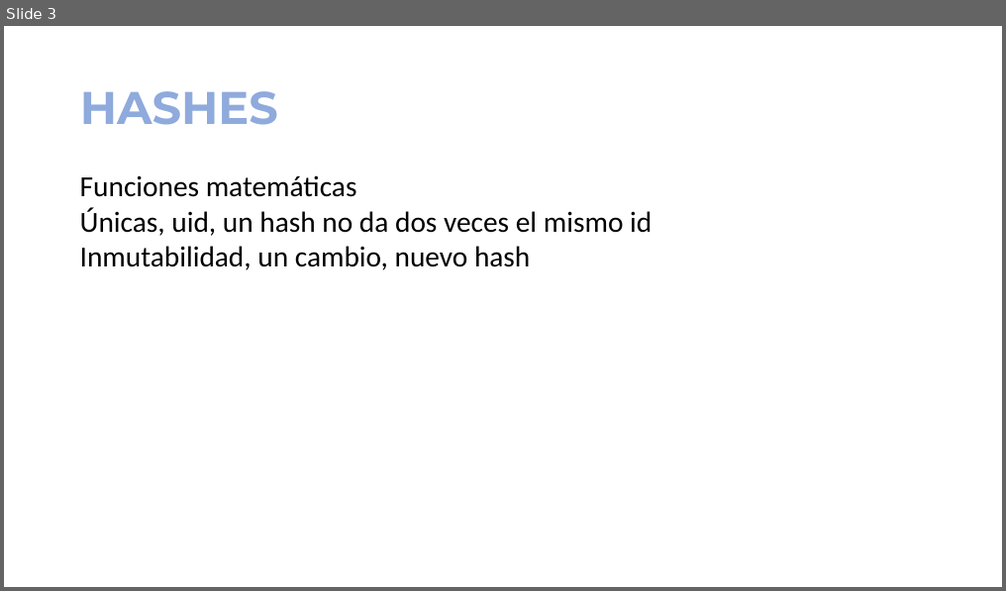
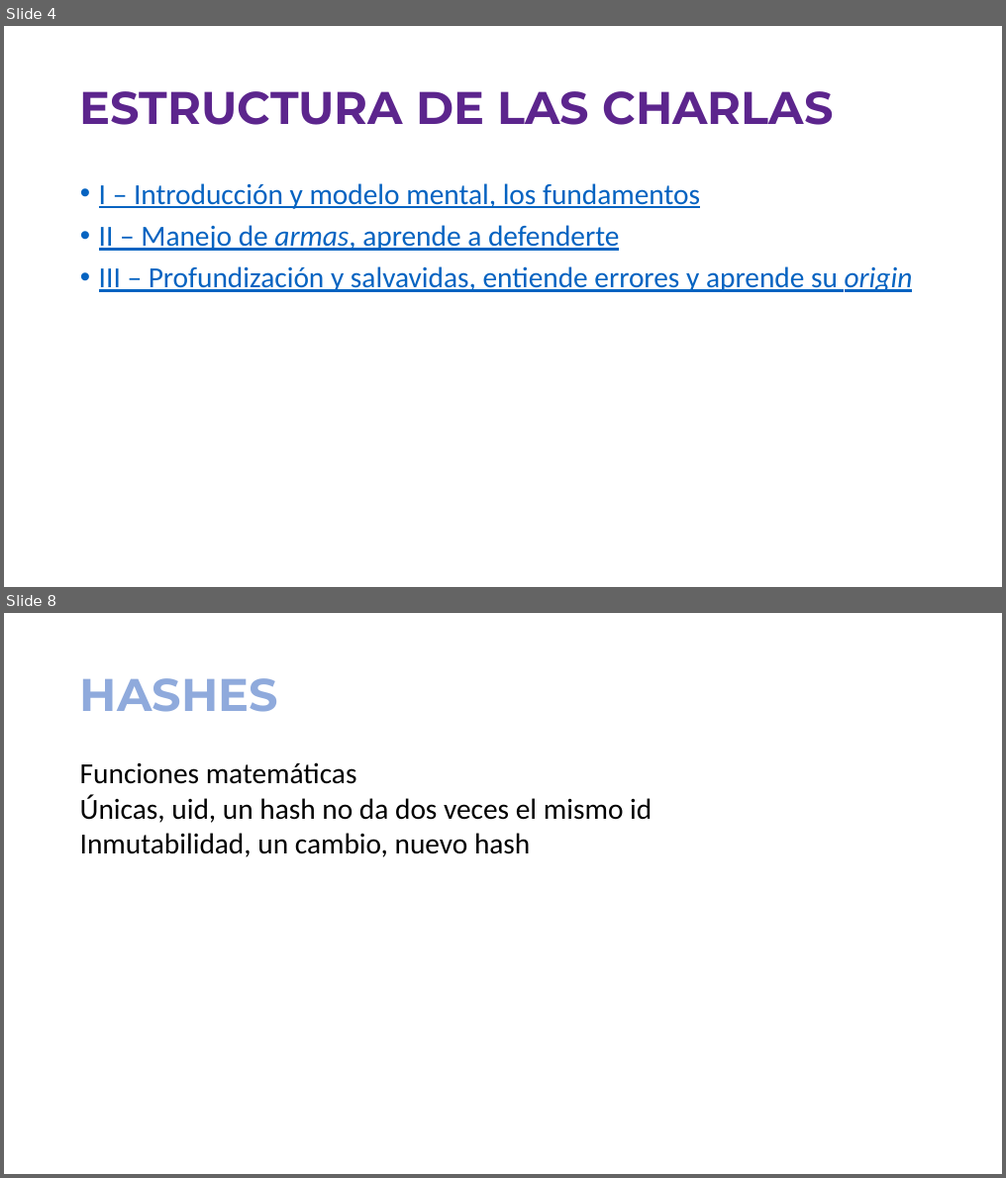
Before and after one commit to jofaval/talks-about, a slide deck: simplifying-git/fear-the-cli-no-more/simplifying-git-fear-the-cli-no-more.slides.es.pptx. Shown one above the other, each under a label of ours: slide 3 before the commit, slides 4 and 8 after it; the slides between them are not shown. The pictures are 1006x591 and 1006x1178 pixels, drawn with LibreOffice and Linux fonts; fonts in the diff are those of the drawing. Boxes give left, top, right and bottom in pixels: in the first picture for what was removed or moved away, otherwise in the second. Text is boxed around its words. In the diff, an @@ line names an element or a change of style, - is before the commit and + after.

```diff
--- a/simplifying-git/fear-the-cli-no-more/simplifying-git-fear-the-cli-no-more.slides.es.pptx
+++ b/simplifying-git/fear-the-cli-no-more/simplifying-git-fear-the-cli-no-more.slides.es.pptx
@@ slide 4 added at box(4, 26, 1002, 587), background #FFFFFF @@
@@ title added at box(80, 91, 833, 125), 44 pt, text gradient #5C258D to #4389A2, bold @@
+ESTRUCTURA DE LAS CHARLAS
@@ text added at box(99, 183, 913, 292), 28 pt, text #0563C1, underline @@
+• I – Introducción y modelo mental, los fundamentos
+• II – Manejo de armas, aprende a defenderte
+• III – Profundización y salvavidas, entiende errores y aprende su origin
@@ what was slide 3 is now slide 8 @@
```
Also in this commit, not shown: 2 slides changed, 9 other slides added, 1 other file.
